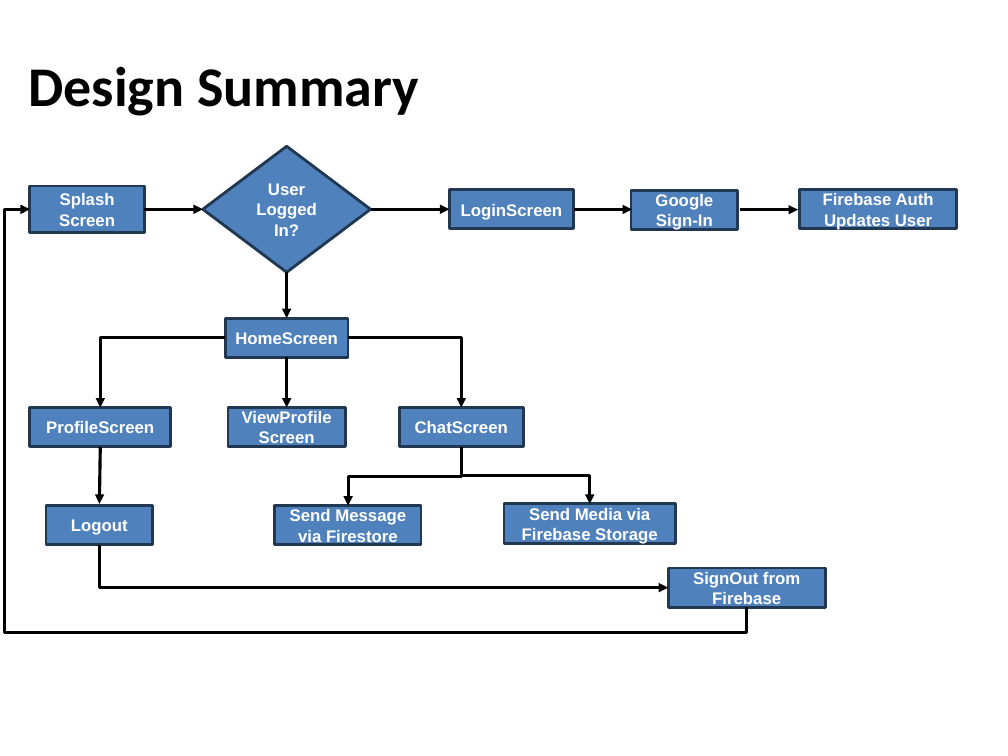
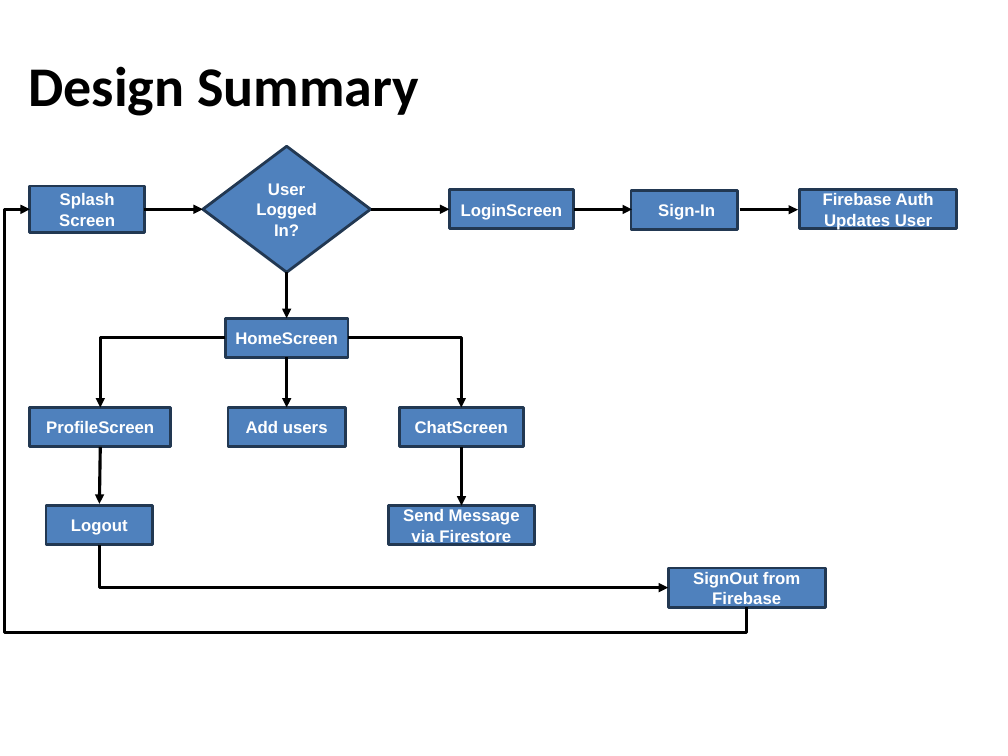
Before and after one commit to HAMZAZAWARI2/selfdm_, a slide deck: slide 22 of Fyp_presentation_part_01.pptx. Drawn at 1008x756 pixels with LibreOffice and Linux fonts; fonts in the diff are those of the drawing; background and template pictures are left out. Boxes give left, top, right and bottom in pixels: in the first picture for what was removed or moved away, otherwise in the second. Text is boxed around its words. In the diff, an @@ line names an element or a change of style, - is before the commit and + after.

```diff
--- a/Fyp_presentation_part_01.pptx
+++ b/Fyp_presentation_part_01.pptx
@@ text in rectangle at (658, 204, 715, 220): text changed @@
-Google Sign-In
+Sign-In
@@ text in rectangle at (246, 421, 328, 433): text changed @@
-ViewProfileScreen
+Add users
@@ elbow arrow moved from (462, 447) - (348, 506) to (462, 447) - (462, 506) @@
@@ elbow arrow removed from (462, 447) to (590, 504) @@
@@ rectangle "Send Message via Firestore": place and size @@
-rectangle "Send Message via Firestore" at (275, 506, 421, 545)
+rectangle "Send Message via Firestore" at (388, 506, 534, 545)
@@ rectangle removed at (504, 504, 675, 543) @@
-Send Media via Firebase Storage
```
Also in this commit, not shown: 6 other slides changed, 10 slides added, 7 slides removed.
